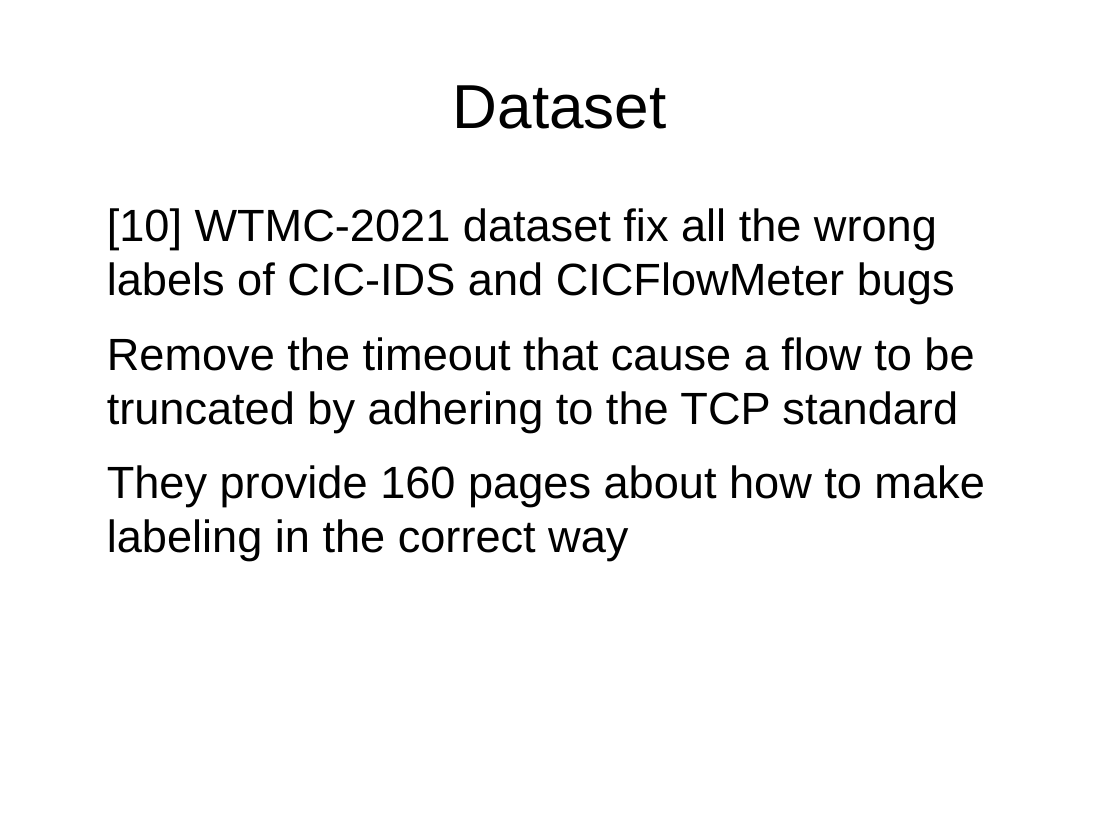
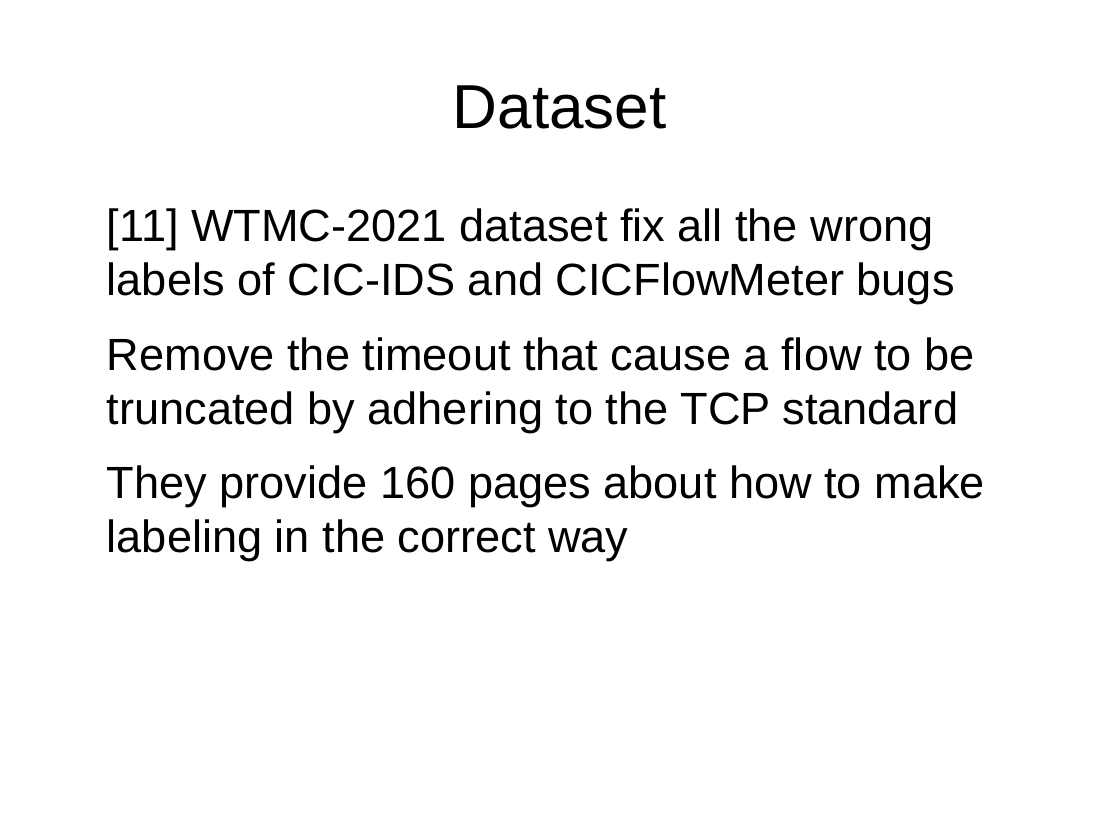
Before and after one commit to ludotosk/tesi, a slide deck: slide 6 of documents/presentazione-paper-review.odp. Drawn at 1120x840 pixels with LibreOffice and Linux fonts; fonts in the diff are those of the drawing; background and template pictures are left out. Boxes give left, top, right and bottom in pixels: in the first picture for what was removed or moved away, otherwise in the second. Text is boxed around its words. In the diff, an @@ line names an element or a change of style, - is before the commit and + after.

```diff
--- a/documents/presentazione-paper-review.odp
+++ b/documents/presentazione-paper-review.odp
@@ text at [107,208,955,304]: text changed @@
-• [10] WTMC-2021 dataset fix all the wrong labels of CIC-IDS and CICFlowMeter bugs
+• [11] WTMC-2021 dataset fix all the wrong labels of CIC-IDS and CICFlowMeter bugs
```
Also in this commit, not shown: 5 other slides changed, 2 slides added, 1 slide removed.
